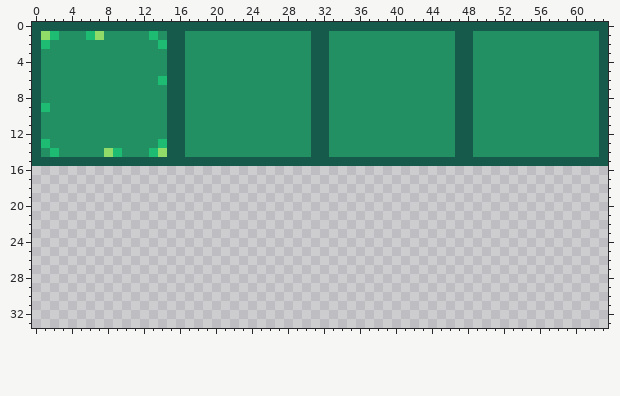
Two versions of one pixel-art file, Project Games/project BitCraft/Aseprite/TileMap1.aseprite. This is how it looked before the edit.
64x64 pixels, 1 frame. Shown: x 0..63, y 0..33.
Now the later version:
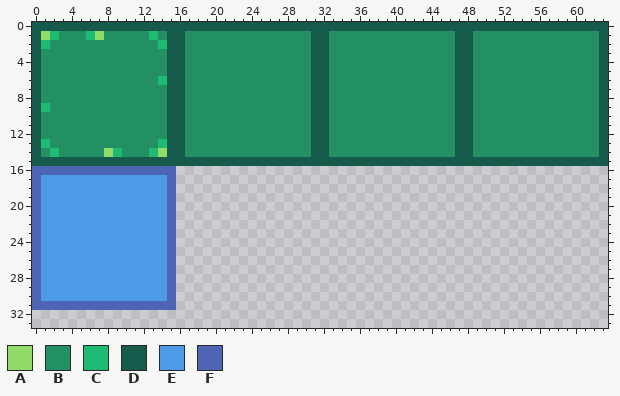
Palette (. is transparent): A #91db69  B #239063  C #1ebc73  D #165a4c  E #4d9be6  F #4d65b4
Edits made:
The author put colour E in rows 17 to 30 at x 1 to 14.
The author put colour F in row 16 at x 0 to 15; in rows 17 to 30 at x 0 and 15; in row 31 at x 0 to 15.
Boxes around the changes in both pictures, in picture pixels (x1, y1, x2, y2):
added: (32, 166, 176, 310)
